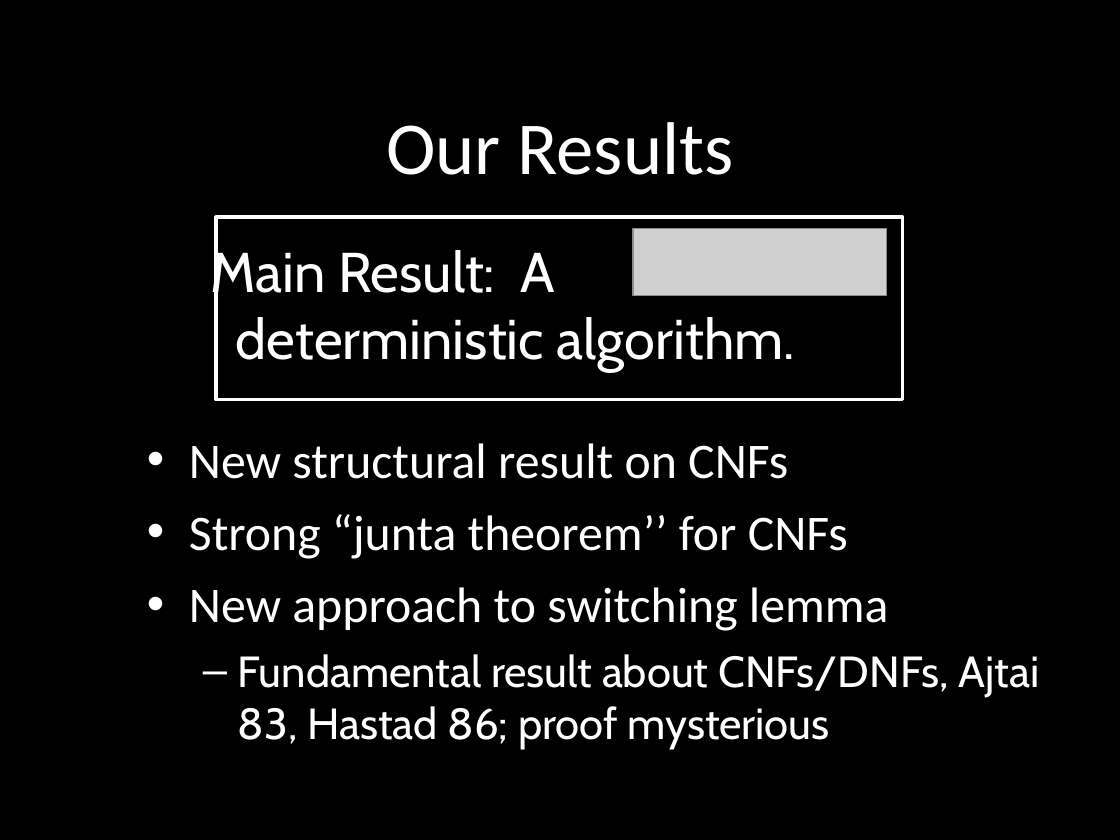
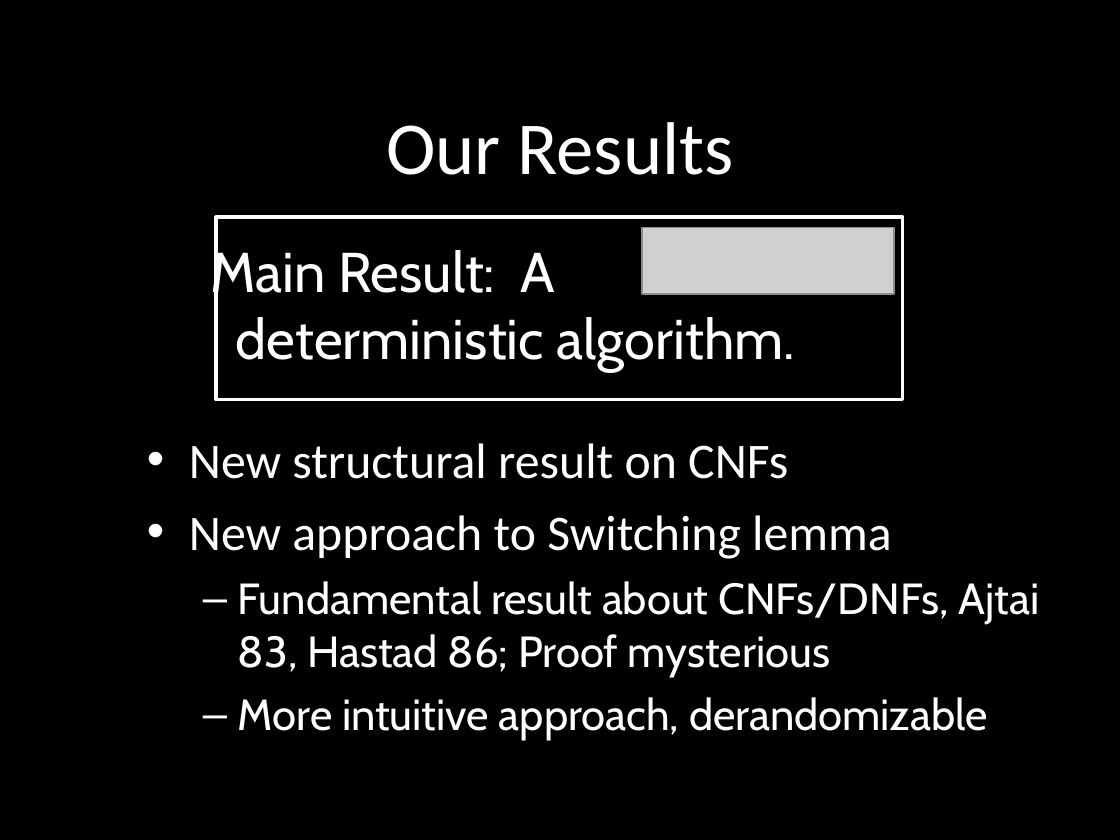
Before and after one commit to raghumeka/raghumeka.github.io, a slide deck: slide 17 of ccc12.ppt. Drawn at 1120x840 pixels with LibreOffice and Linux fonts; fonts in the diff are those of the drawing; grey boxes stand for pictures. Boxes give left, top, right and bottom in pixels: in the first picture for what was removed or moved away, otherwise in the second. Text is boxed around its words. In the diff, an @@ line names an element or a change of style, - is before the commit and + after.

```diff
--- a/ccc12.ppt
+++ b/ccc12.ppt
@@ picture: place and size @@
-picture at (633,228,887,296)
+picture at (642,227,894,295)
@@ text at (189,515,1039,740): text changed @@
-• Strong “junta theorem’’ for CNFs
-• New approach to switching lemma
-  – Fundamental result about CNFs/DNFs, Ajtai 83, Hastad 86; proof mysterious
+• New approach to Switching lemma
+  – Fundamental result about CNFs/DNFs, Ajtai 83, Hastad 86; Proof mysterious
+  – More intuitive approach, derandomizable
```
Also in this commit, not shown: 10 other slides changed, 1 slide added, 5 slides removed.
